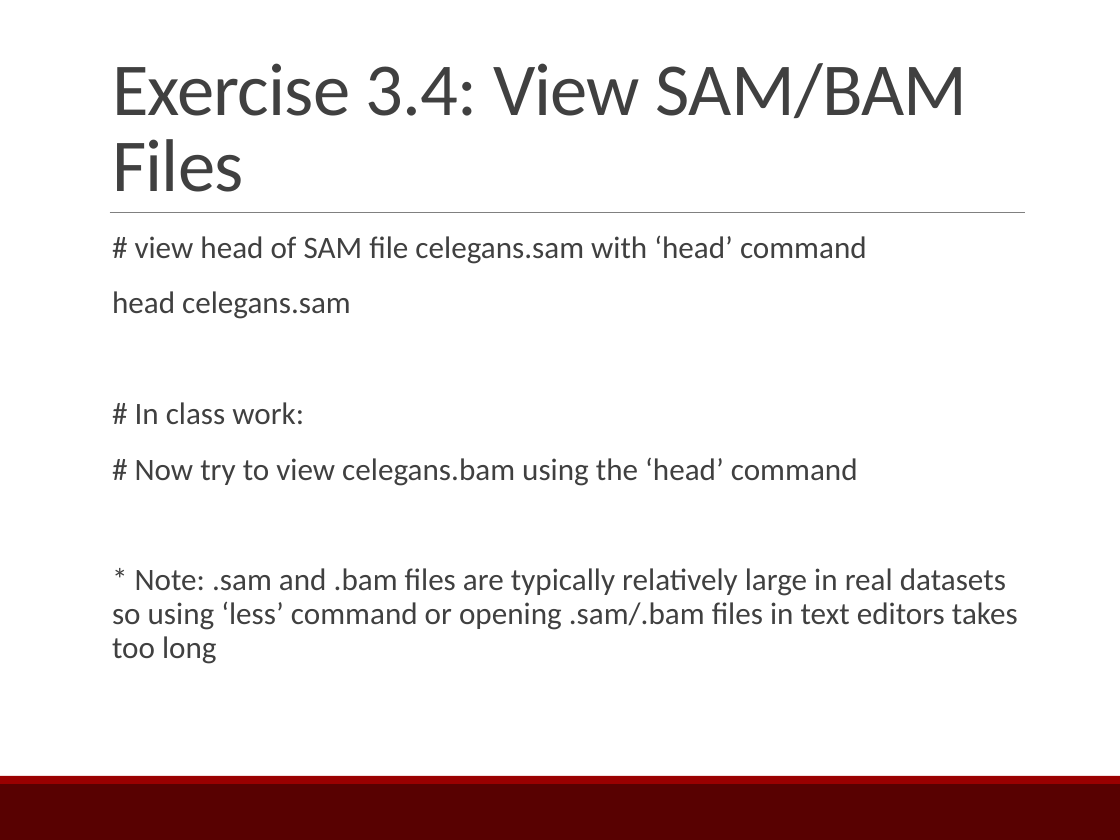
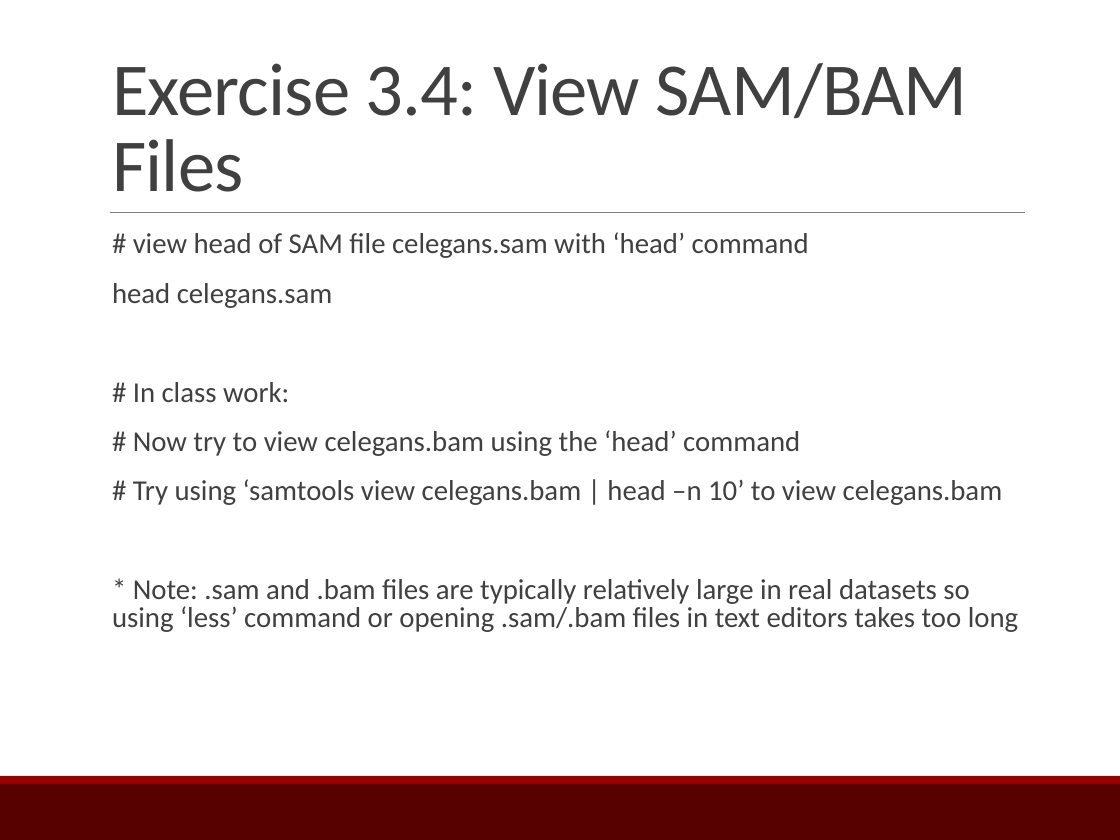
Before and after one commit to ChaochihL/Linux-NGS_Tutorial, a slide deck: slide 27 of Computing_NGBiology_Lec2_2015-08-15_CL.pptx. Drawn at 1120x840 pixels with LibreOffice and Linux fonts; fonts in the diff are those of the drawing. Boxes give left, top, right and bottom in pixels: in the first picture for what was removed or moved away, otherwise in the second. Text is boxed around its words. In the diff, an @@ line names an element or a change of style, - is before the commit and + after.

```diff
--- a/Computing_NGBiology_Lec2_2015-08-15_CL.pptx
+++ b/Computing_NGBiology_Lec2_2015-08-15_CL.pptx
@@ text at <box>112,232,1018,632</box>: size 20 to 18.5 pt in "# view head of SAM file celegans.sam ...", "head celegans.sam", "# In class work:", "# Now try to view celegans.bam using ..." and 1 more places; line spacing 0.9 to 0.8 @@
@@ text at <box>133,479,1003,505</box>: paragraph added @@
+  # Try using ‘samtools view celegans.bam | head –n 10’ to view celegans.bam
```
Also in this commit, not shown: 1 other slide changed, 1 other file.
